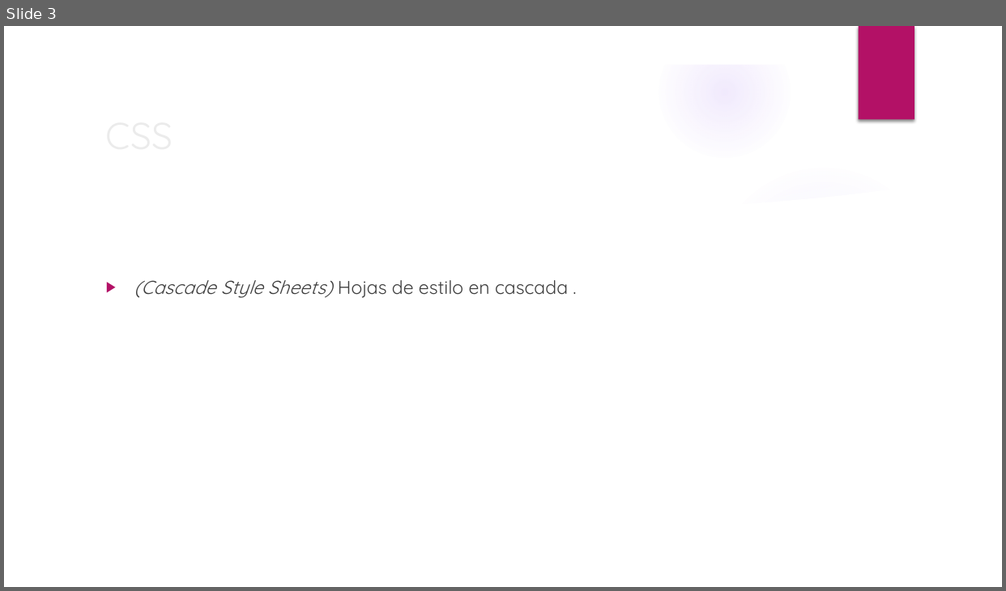
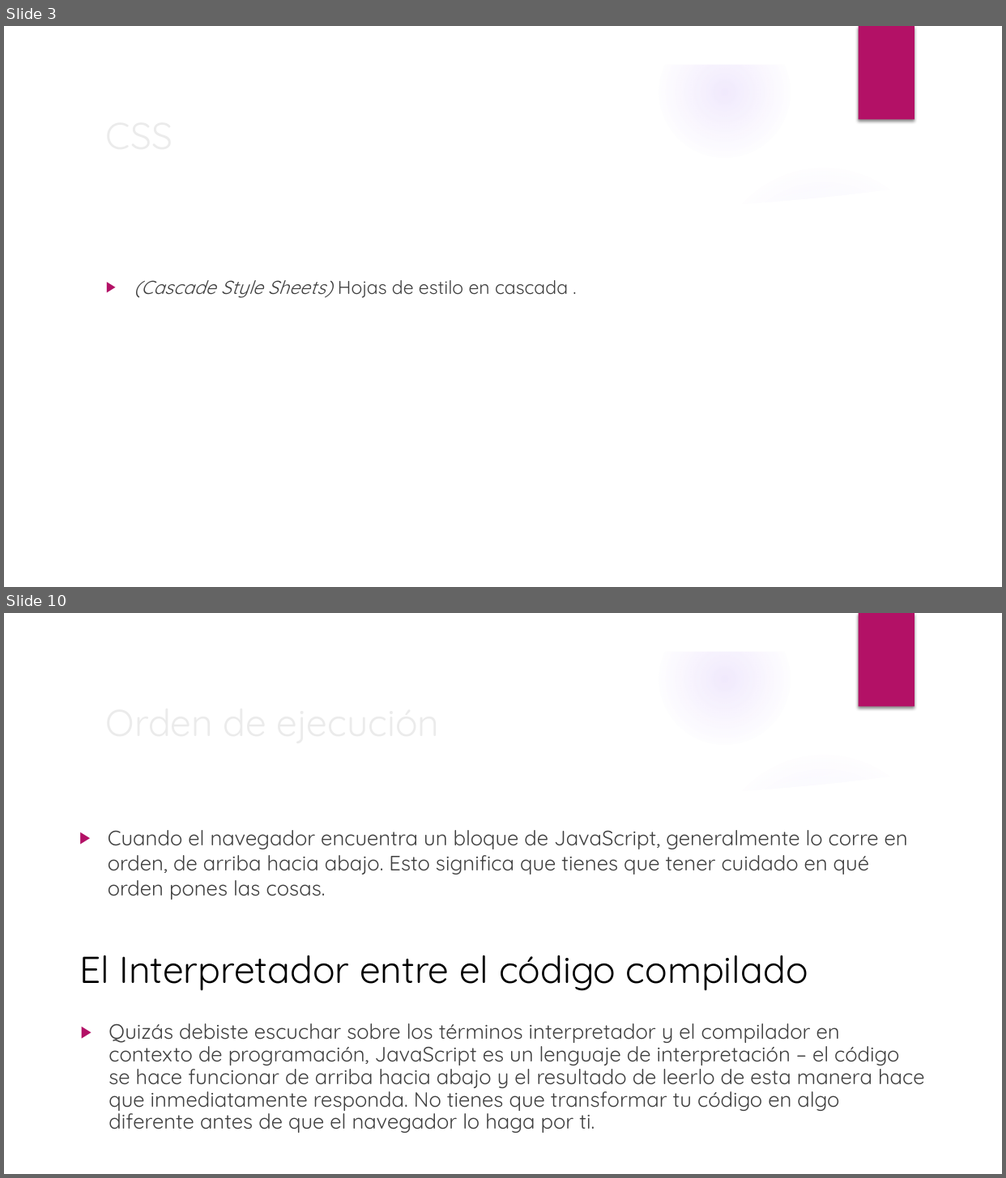
Before and after one commit to stealth14/Web-Transicion-Gradiente, a slide deck: diapositivas CSS.pptx. Shown one above the other, each under a label of ours: slide 3 before the commit, slides 3 and 10 after it; the slides between them are not shown. The pictures are 1006x591 and 1006x1178 pixels, drawn with LibreOffice and Linux fonts; fonts in the diff are those of the drawing; background and template pictures are left out. Boxes give left, top, right and bottom in pixels: in the first picture for what was removed or moved away, otherwise in the second. Text is boxed around its words. In the diff, an @@ line names an element or a change of style, - is before the commit and + after.

```diff
--- a/diapositivas CSS.pptx
+++ b/diapositivas CSS.pptx
@@ slide 10 added at (4, 613, 1002, 1174), background picture (left out); not listed: 9 template elements that a slide beside it also shows @@
@@ text added at (108, 830, 908, 900), 20 pt, text #404040 @@
+▶ Cuando el navegador encuentra un bloque de JavaScript, generalmente lo corre en orden, de arriba hacia abajo. Esto significa que tienes que tener cuidado en qué orden pones las cosas.
@@ title added at (108, 855, 198, 873), 36 pt, text #EBEBEB @@
+Orden de ejecución
@@ text added at (79, 956, 808, 991), 36 pt, text #000000 @@
+El Interpretador entre el código compilado
@@ text added at (108, 1024, 925, 1133), 20 pt, text #404040 @@
+▶ Quizás debiste escuchar sobre los términos interpretador y el compilador en contexto de programación, JavaScript es un lenguaje de interpretación – el código se hace funcionar de arriba hacia abajo y el resultado de leerlo de esta manera hace que inmediatamente responda. No tienes que transformar tu código en algo diferente antes de que el navegador lo haga por ti.
```
Also in this commit, not shown: 1 slide changed, 5 other slides added.
